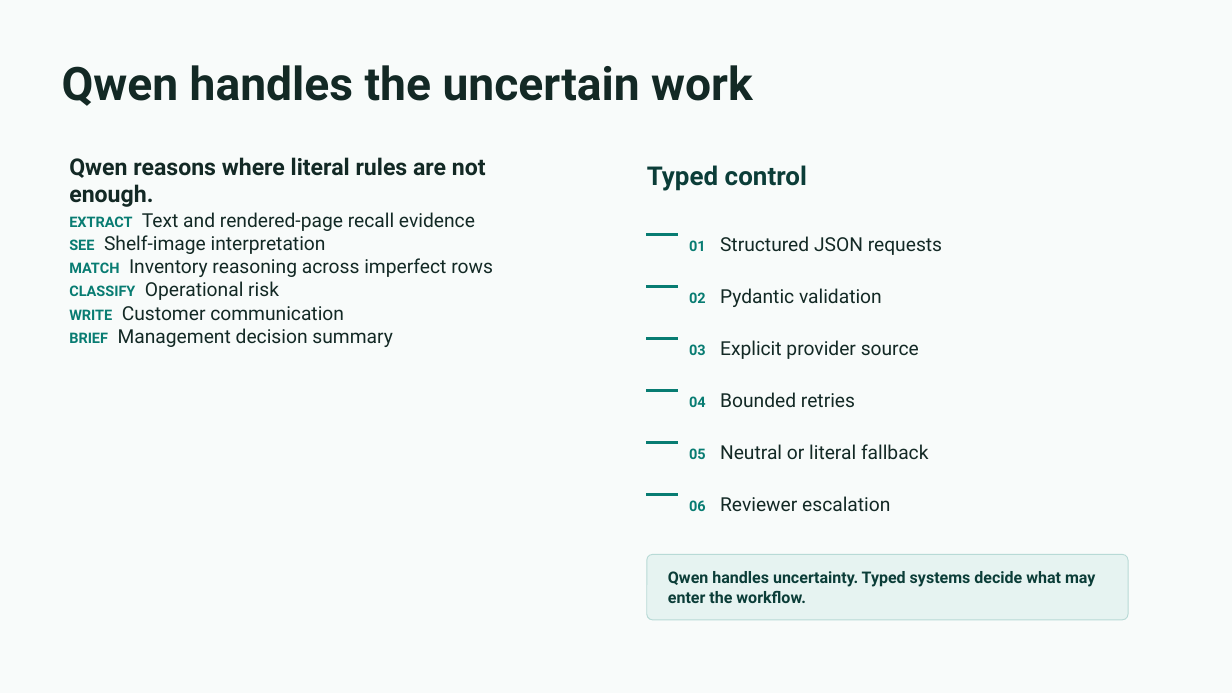
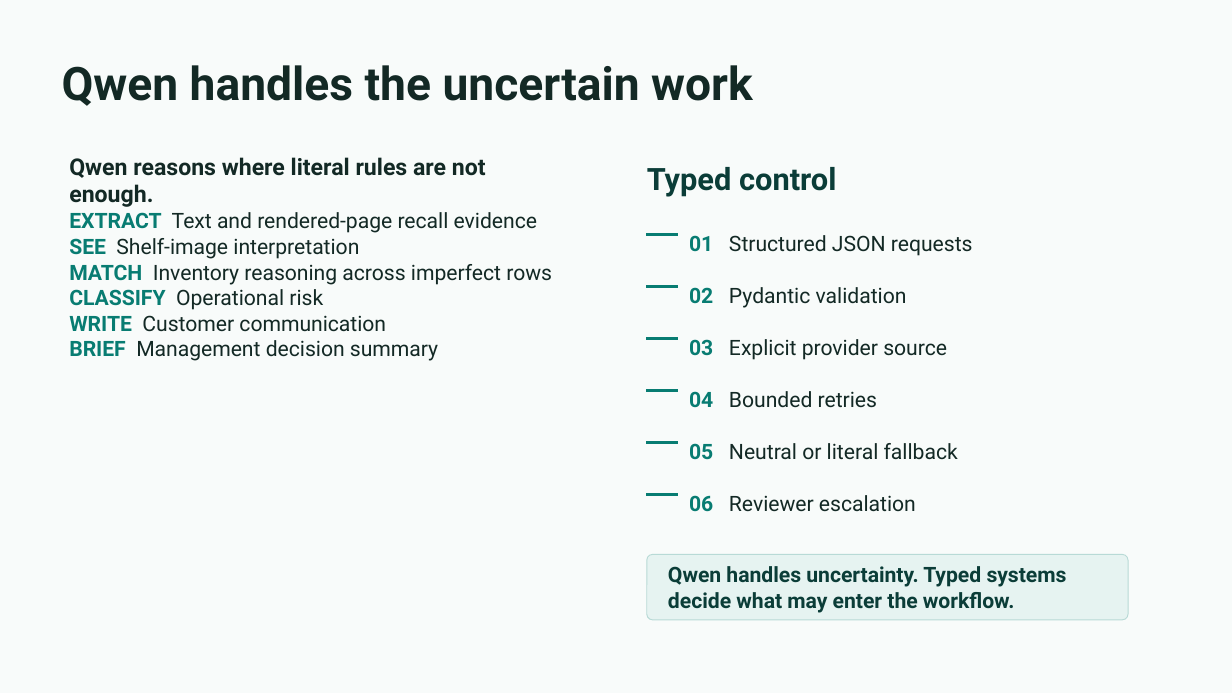
Before and after one commit to ankitranjan-dsai/batchhelm-ai, a slide deck: slide 5 of docs/presentation/batchhelm-ai-hackathon-deck.pptx. Drawn at 1232x693 pixels with LibreOffice and Linux fonts; fonts in the diff are those of the drawing. Boxes give left, top, right and bottom in pixels: in the first picture for what was removed or moved away, otherwise in the second. Text is boxed around its words. In the diff, an @@ line names an element or a change of style, - is before the commit and + after.

```diff
--- a/docs/presentation/batchhelm-ai-hackathon-deck.pptx
+++ b/docs/presentation/batchhelm-ai-hackathon-deck.pptx
@@ text "Typed control" at (647, 167, 836, 197): size 20.2 to 24 pt @@
@@ text at (69, 212, 552, 361): size 11.2 to 16.5 pt in "EXTRACT", "SEE", "MATCH", "CLASSIFY" and 2 more places; size 15 to 16.5 pt in "Text and rendered-page recall evidence", "Shelf-image interpretation", "Inventory reasoning across imperfect rows", "Operational risk" and 2 more places @@
@@ text "01 Structured JSON requests" at (689, 235, 973, 256): size 11.2 to 16.5 pt in "01"; size 15 to 16.5 pt @@
@@ text "02 Pydantic validation" at (689, 287, 907, 308): size 11.2 to 16.5 pt in "02"; size 15 to 16.5 pt @@
@@ text "03 Explicit provider source" at (689, 339, 947, 360): size 11.2 to 16.5 pt in "03"; size 15 to 16.5 pt @@
@@ text "04 Bounded retries" at (689, 391, 877, 408): size 11.2 to 16.5 pt in "04"; size 15 to 16.5 pt in "Bounded retries" @@
@@ text "05 Neutral or literal fallback" at (689, 443, 958, 460): size 11.2 to 16.5 pt in "05"; size 15 to 16.5 pt @@
@@ text "06 Reviewer escalation" at (689, 495, 916, 512): size 11.2 to 16.5 pt in "06"; size 15 to 16.5 pt @@
@@ text "Qwen handles uncertainty. Typed systems ..." at (668, 566, 1067, 613): size 12.5 to 16.5 pt @@
```
Also in this commit, not shown: 6 other slides changed, 3 slides added, 3 slides removed, 1 other file.
